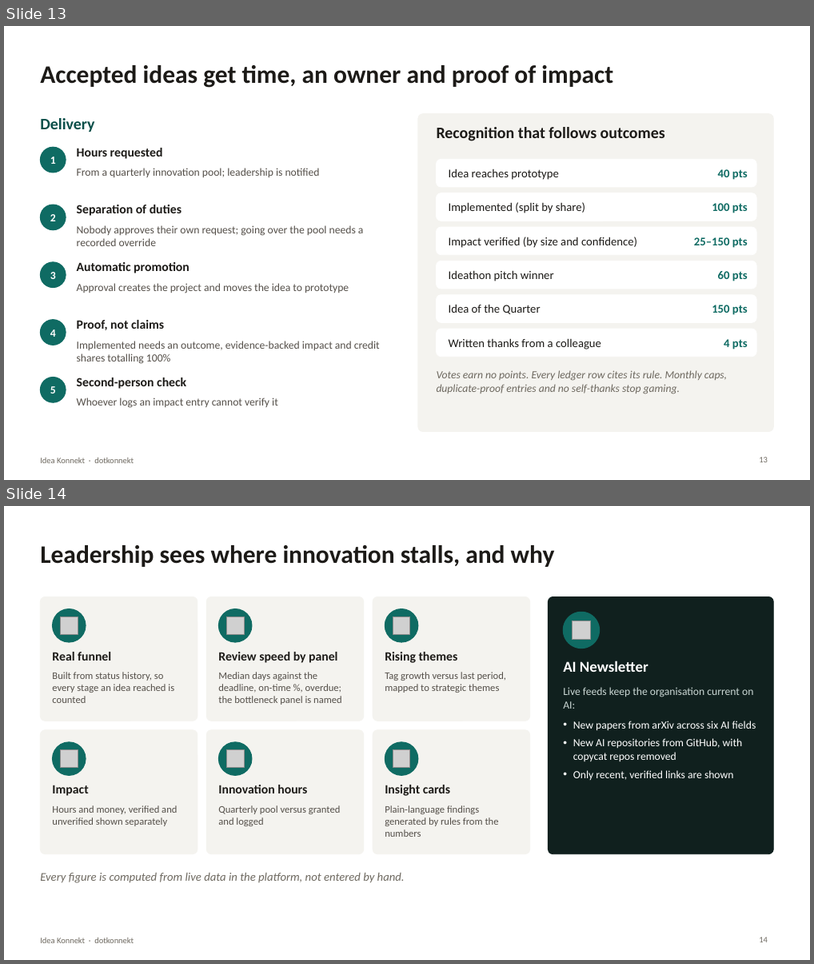
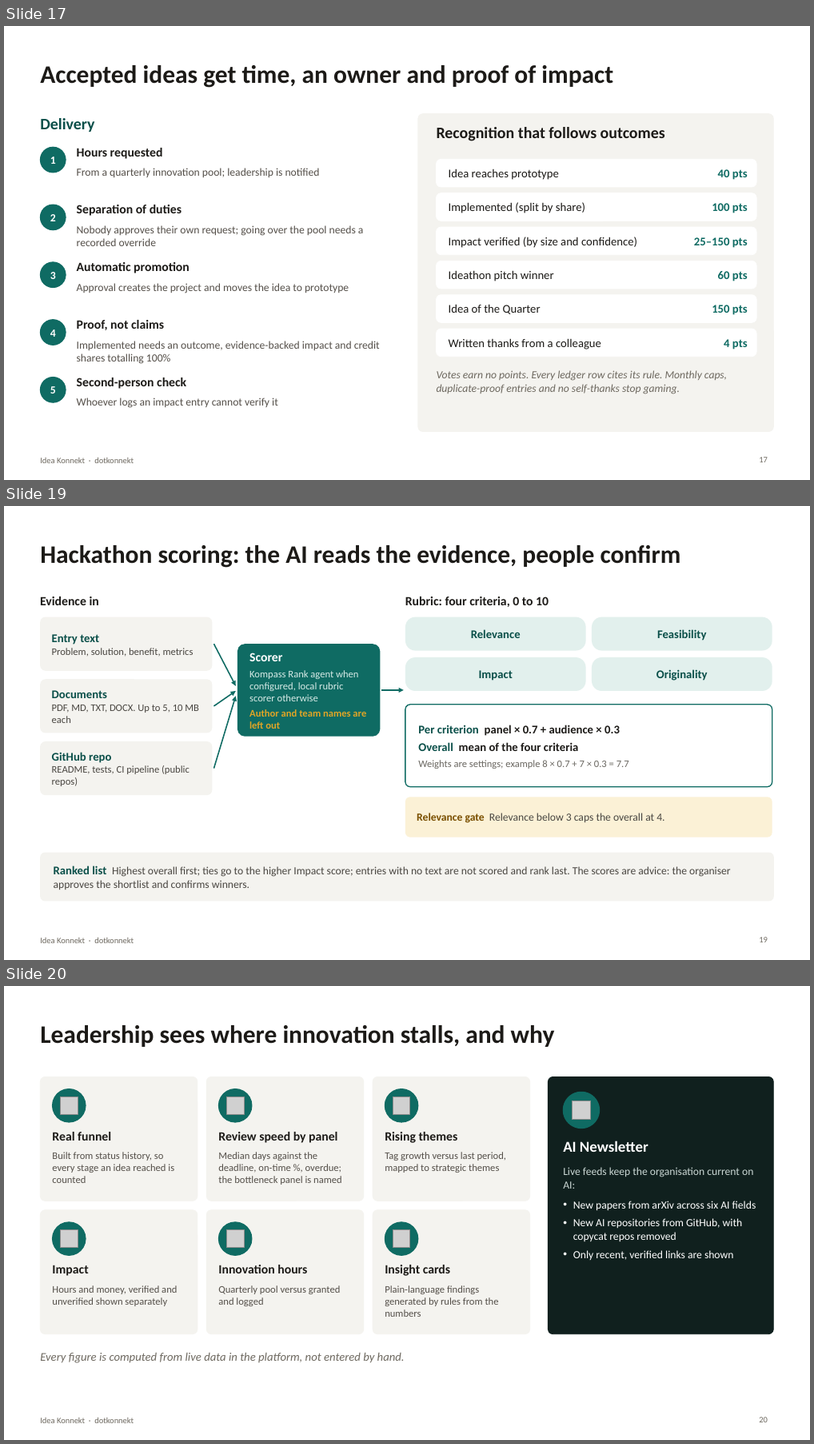
Before and after one commit to AmrithNiyogi/Idea-Hub, a slide deck: docs/project_docs/Idea_Konnekt_Demo.pptx. Shown one above the other, each under a label of ours: slides 13 and 14 before the commit, slides 17, 19 and 20 after it; the slides between them are not shown. The pictures are 814x964 and 814x1444 pixels, drawn with LibreOffice and Linux fonts; fonts in the diff are those of the drawing; grey boxes stand for pictures. Boxes give left, top, right and bottom in pixels: in the first picture for what was removed or moved away, otherwise in the second. Text is boxed around its words. In the diff, an @@ line names an element or a change of style, - is before the commit and + after.

```diff
--- a/docs/project_docs/Idea_Konnekt_Demo.pptx
+++ b/docs/project_docs/Idea_Konnekt_Demo.pptx
@@ slide 19 added at (x1=4, y1=506, x2=810, y2=960), background #FFFFFF; not listed: 1 template element that a slide beside it also shows @@
@@ title added at (x1=40, y1=545, x2=682, y2=568), 30 pt, text #1C1A17, bold @@
+Hackathon scoring: the AI reads the evidence, people confirm
@@ text added at (x1=40, y1=596, x2=99, y2=605), 15 pt, text #1C1A17, bold @@
+Evidence in
@@ text added at (x1=406, y1=596, x2=549, y2=607), 15 pt, text #1C1A17, bold @@
+Rubric: four criteria, 0 to 10
@@ rounded rectangle added at (x1=40, y1=616, x2=213, y2=671), fill #F4F3EF, 12 pt, text #4A4742 @@
+Entry text
+Problem, solution, benefit, metrics
@@ rounded rectangle added at (x1=406, y1=616, x2=586, y2=651), fill #E2F0ED, 14 pt, text #0A4F49, bold @@
+Relevance
@@ rounded rectangle added at (x1=592, y1=616, x2=773, y2=651), fill #E2F0ED, 14 pt, text #0A4F49, bold @@
+Feasibility
@@ arrow added from (214, 644) to (236, 686), #0F6B63 1.5 pt @@
@@ rounded rectangle added at (x1=238, y1=644, x2=380, y2=736), fill #0F6B63, 12 pt, text #D6EAE6 @@
+Scorer
+Kompass Rank agent when configured, local rubric scorer otherwise
+Author and team names are left out
@@ rounded rectangle added at (x1=406, y1=657, x2=586, y2=691), fill #E2F0ED, 14 pt, text #0A4F49, bold @@
+Impact
@@ rounded rectangle added at (x1=592, y1=657, x2=773, y2=691), fill #E2F0ED, 14 pt, text #0A4F49, bold @@
+Originality
@@ rounded rectangle added at (x1=40, y1=679, x2=213, y2=733), fill #F4F3EF, 12 pt, text #4A4742 @@
+Documents
+PDF, MD, TXT, DOCX. Up to 5, 10 MB each
@@ arrow added from (214, 706) to (236, 691), #0F6B63 1.5 pt @@
@@ arrow added from (214, 768) to (236, 696), #0F6B63 1.5 pt @@
@@ arrow added from (382, 690) to (404, 690), #0F6B63 1.75 pt @@
@@ rounded rectangle added at (x1=406, y1=704, x2=773, y2=787), fill #FFFFFF, outline #0F6B63 1.25 pt, 14 pt, text #1C1A17, bold @@
+Per criterion panel × 0.7 + audience × 0.3
+Overall mean of the four criteria
+Weights are settings; example 8 × 0.7 + 7 × 0.3 = 7.7
@@ rounded rectangle added at (x1=40, y1=741, x2=213, y2=795), fill #F4F3EF, 12 pt, text #4A4742 @@
+GitHub repo
+README, tests, CI pipeline (public repos)
@@ rounded rectangle added at (x1=406, y1=797, x2=773, y2=837), fill #FBF1D6, 13 pt, text #4A4742 @@
+Relevance gate Relevance below 3 caps the overall at 4.
@@ rounded rectangle added at (x1=40, y1=852, x2=774, y2=901), fill #F4F3EF, 13 pt, text #4A4742 @@
+Ranked list Highest overall first; ties go to the higher Impact score; entries with no text are not scored and rank last. The scores are advice: the organiser approves the shortlist and confirms winners.
@@ page number added at (x1=759, y1=936, x2=768, y2=942), 10 pt, text #6E6960 @@
+19
@@ what was slide 13 is now slide 17 @@
@@ what was slide 14 is now slide 20 @@
@@ page number at (x1=759, y1=1416, x2=768, y2=1422): text changed @@
-14
+20
```
Also in this commit, not shown: 3 slides changed, 7 other slides added.
